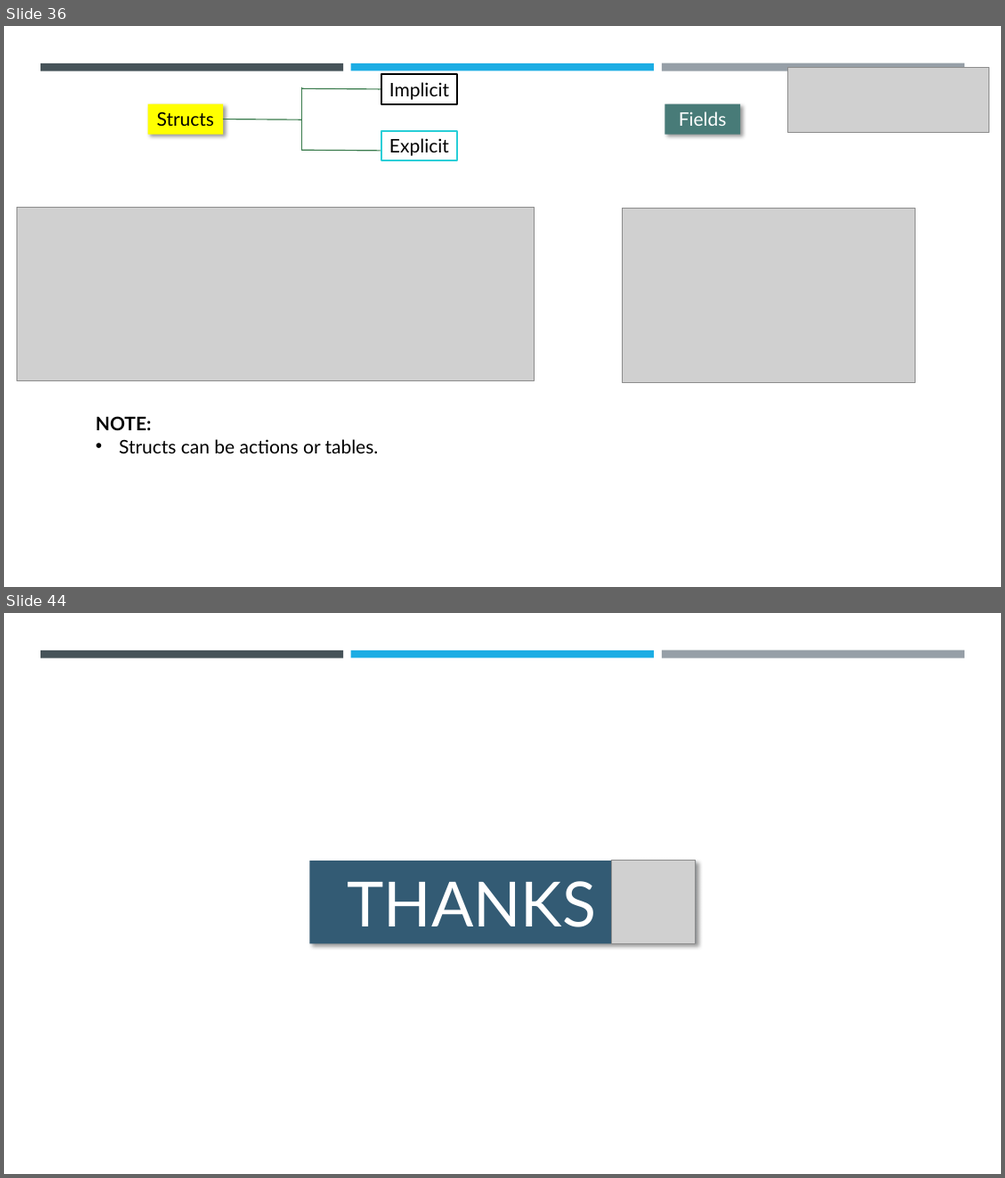
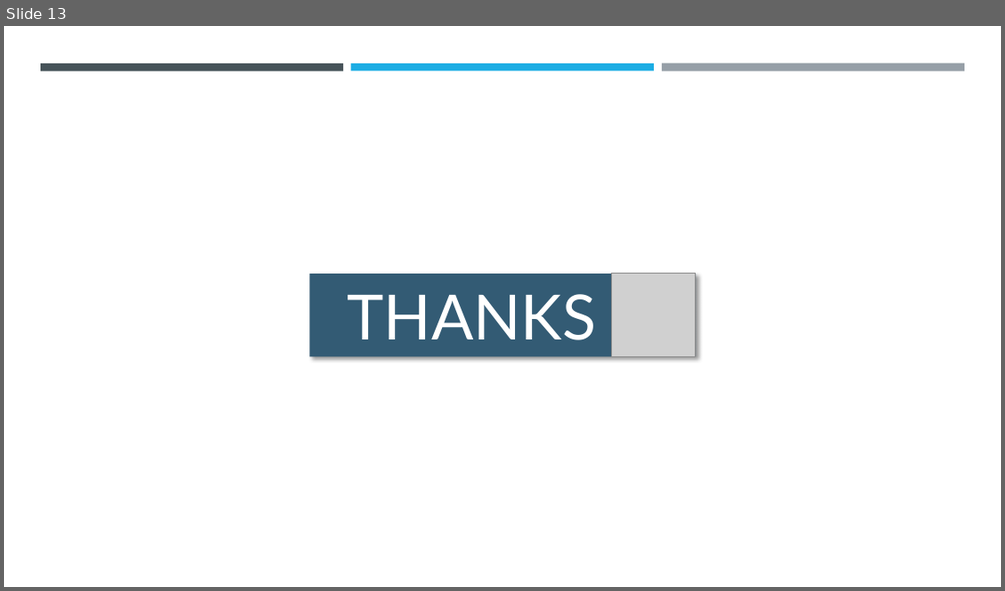
Before and after one commit to abhi3700/My_Learning_Blockchain, a slide deck: PPT.pptx. Shown one above the other, each under a label of ours: slides 36 and 44 before the commit, slide 13 after it; the slides between them are not shown. The pictures are 1005x1178 and 1005x591 pixels, drawn with LibreOffice and Linux fonts; fonts in the diff are those of the drawing; grey boxes stand for pictures. Boxes give left, top, right and bottom in pixels: in the first picture for what was removed or moved away, otherwise in the second. Text is boxed around its words. In the diff, an @@ line names an element or a change of style, - is before the commit and + after.

```diff
--- a/PPT.pptx
+++ b/PPT.pptx
@@ slide 36 removed at bbox=[4, 26, 1001, 587], background #FFFFFF; not listed: 3 template elements that a slide beside it also shows @@
@@ picture removed at bbox=[788, 67, 989, 132] @@
@@ rectangle removed at bbox=[147, 103, 223, 134] @@
-Structs
@@ rectangle removed at bbox=[665, 103, 741, 134] @@
-Fields
@@ group removed at bbox=[223, 74, 457, 160]: 4 lines, 2 rectangles @@
-Implicit
-Explicit
@@ picture removed at bbox=[16, 207, 534, 381] @@
@@ picture removed at bbox=[623, 208, 915, 383] @@
@@ text removed at bbox=[96, 416, 379, 453] @@
-NOTE:
-• Structs can be actions or tables.
@@ what was slide 44 is now slide 13 @@
```
Also in this commit, not shown: 4 slides changed, 3 slides added, 33 other slides removed.
